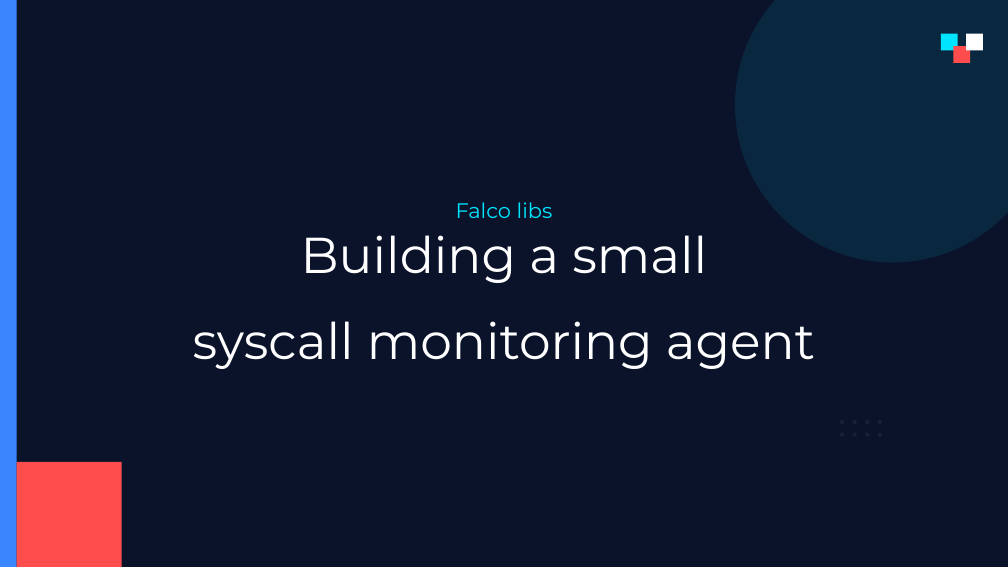
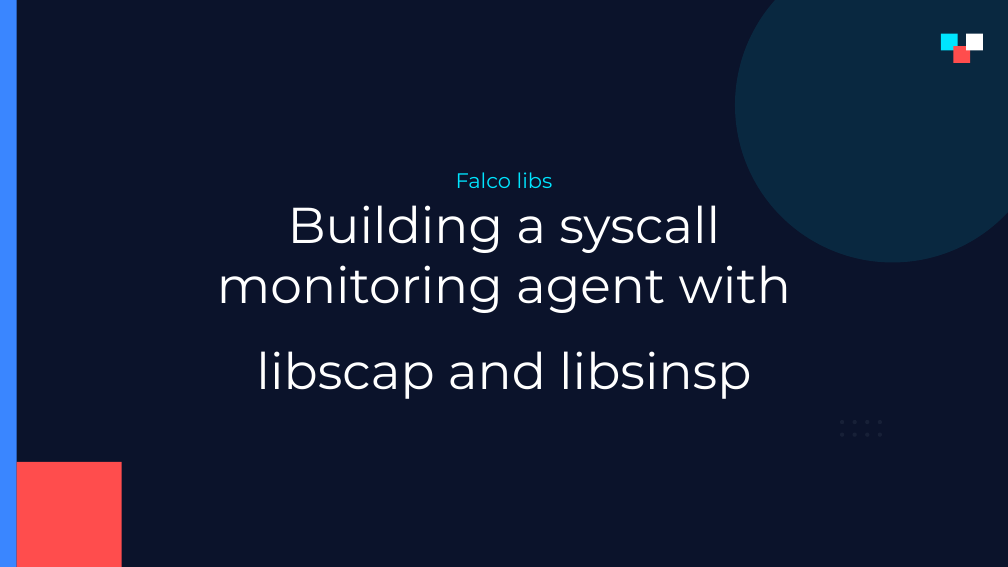
Before and after one commit to julianshalaby-perj/falco-libs-workshop, a slide deck: slide 1 of presentation/falco-libs-intro.pptx. Drawn at 1008x567 pixels with LibreOffice and Linux fonts; fonts in the diff are those of the drawing; background and template pictures are left out. Boxes give left, top, right and bottom in pixels: in the first picture for what was removed or moved away, otherwise in the second. Text is boxed around its words. In the diff, an @@ line names an element or a change of style, - is before the commit and + after.

Commit message:
Name libscap and libsinsp in the workshop title

```diff
--- a/presentation/falco-libs-intro.pptx
+++ b/presentation/falco-libs-intro.pptx
@@ text at [217, 205, 791, 399]: text changed @@
-Building a small
-syscall monitoring agent
+Building a syscall
+monitoring agent with
+libscap and libsinsp
```
